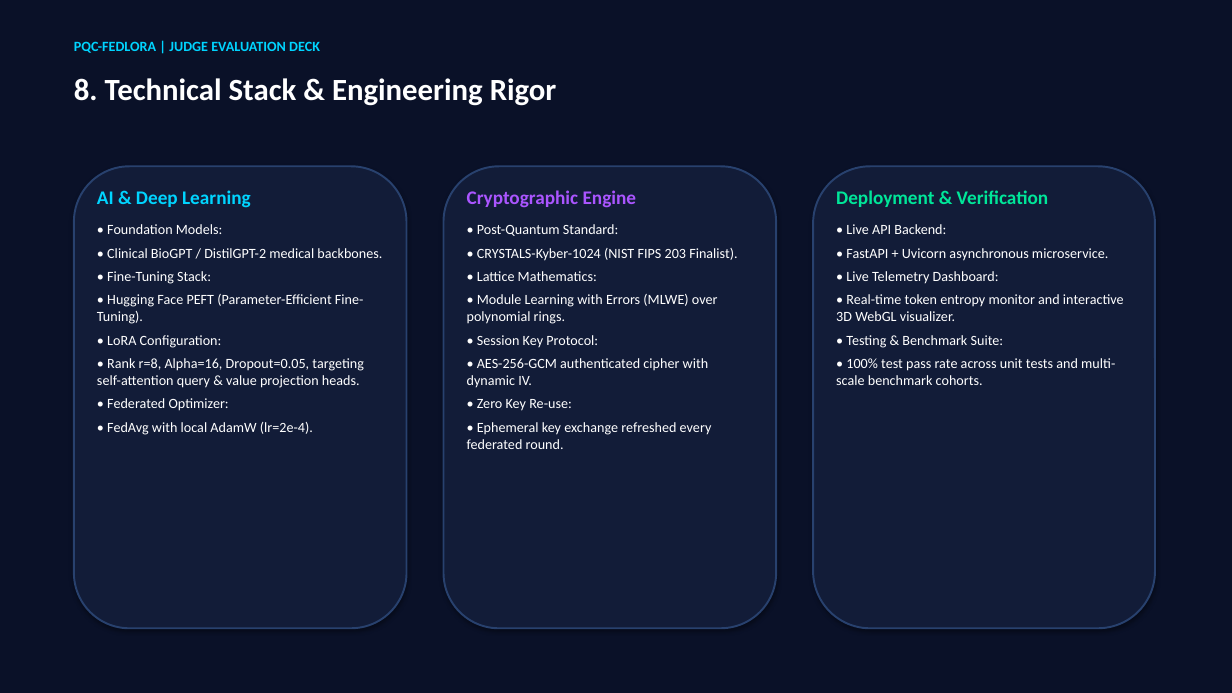
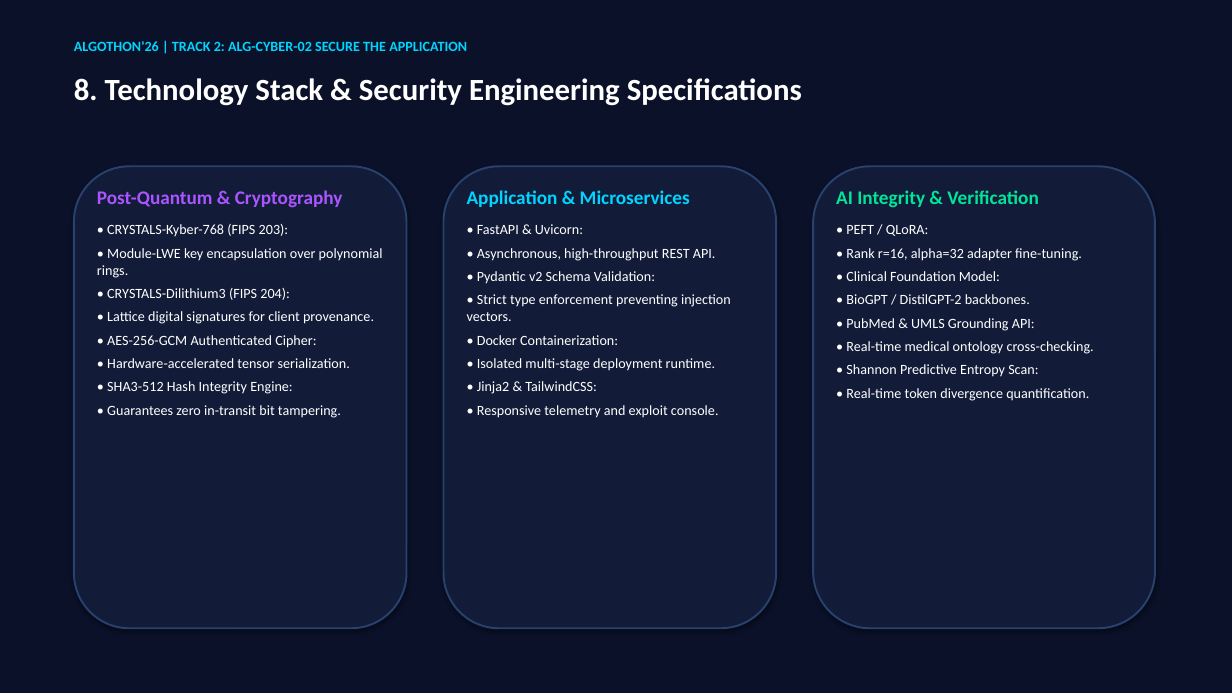
Before and after one commit to mritunjay065/hallucination, a slide deck: slide 9 of PQC_FedLoRA_Judge_Presentation.pptx. Drawn at 1232x693 pixels with LibreOffice and Linux fonts; fonts in the diff are those of the drawing. Boxes give left, top, right and bottom in pixels: in the first picture for what was removed or moved away, otherwise in the second. Text is boxed around its words. In the diff, an @@ line names an element or a change of style, - is before the commit and + after.

Commit message:
docs(presentation): update judge presentation to align with ALG-CYBER-02 rubrics

```diff
--- a/PQC_FedLoRA_Judge_Presentation.pptx
+++ b/PQC_FedLoRA_Judge_Presentation.pptx
@@ text at [74,41,467,51]: text changed @@
-PQC-FEDLORA | JUDGE EVALUATION DECK
+ALGOTHON'26 | TRACK 2: ALG-CYBER-02 SECURE THE APPLICATION
@@ text at [74,78,802,106]: text changed @@
-8. Technical Stack & Engineering Rigor
+8. Technology Stack & Security Engineering Specifications
@@ text at [97,190,383,418]: text changed @@
-AI & Deep Learning
-• Foundation Models:
-• Clinical BioGPT / DistilGPT-2 medical backbones.
-• Fine-Tuning Stack:
-• Hugging Face PEFT (Parameter-Efficient Fine-Tuning).
-• LoRA Configuration:
-• Rank r=8, Alpha=16, Dropout=0.05, targeting self-attention query & value projection heads.
-• Federated Optimizer:
-• FedAvg with local AdamW (lr=2e-4).
+Post-Quantum & Cryptography
+• CRYSTALS-Kyber-768 (FIPS 203):
+• Module-LWE key encapsulation over polynomial rings.
+• CRYSTALS-Dilithium3 (FIPS 204):
+• Lattice digital signatures for client provenance.
+• AES-256-GCM Authenticated Cipher:
+• Hardware-accelerated tensor serialization.
+• SHA3-512 Hash Integrity Engine:
+• Guarantees zero in-transit bit tampering.
@@ text at [467,190,731,418]: text changed @@
-Cryptographic Engine
-• Post-Quantum Standard:
-• CRYSTALS-Kyber-1024 (NIST FIPS 203 Finalist).
-• Lattice Mathematics:
-• Module Learning with Errors (MLWE) over polynomial rings.
-• Session Key Protocol:
-• AES-256-GCM authenticated cipher with dynamic IV.
-• Zero Key Re-use:
-• Ephemeral key exchange refreshed every federated round.
+Application & Microservices
+• FastAPI & Uvicorn:
+• Asynchronous, high-throughput REST API.
+• Pydantic v2 Schema Validation:
+• Strict type enforcement preventing injection vectors.
+• Docker Containerization:
+• Isolated multi-stage deployment runtime.
+• Jinja2 & TailwindCSS:
+• Responsive telemetry and exploit console.
@@ text at [836,190,1094,401]: text changed @@
-Deployment & Verification
-• Live API Backend:
-• FastAPI + Uvicorn asynchronous microservice.
-• Live Telemetry Dashboard:
-• Real-time token entropy monitor and interactive 3D WebGL visualizer.
-• Testing & Benchmark Suite:
-• 100% test pass rate across unit tests and multi-scale benchmark cohorts.
+AI Integrity & Verification
+• PEFT / QLoRA:
+• Rank r=16, alpha=32 adapter fine-tuning.
+• Clinical Foundation Model:
+• BioGPT / DistilGPT-2 backbones.
+• PubMed & UMLS Grounding API:
+• Real-time medical ontology cross-checking.
+• Shannon Predictive Entropy Scan:
+• Real-time token divergence quantification.
```
Also in this commit, not shown: 6 other slides changed, 3 slides added, 3 slides removed.
